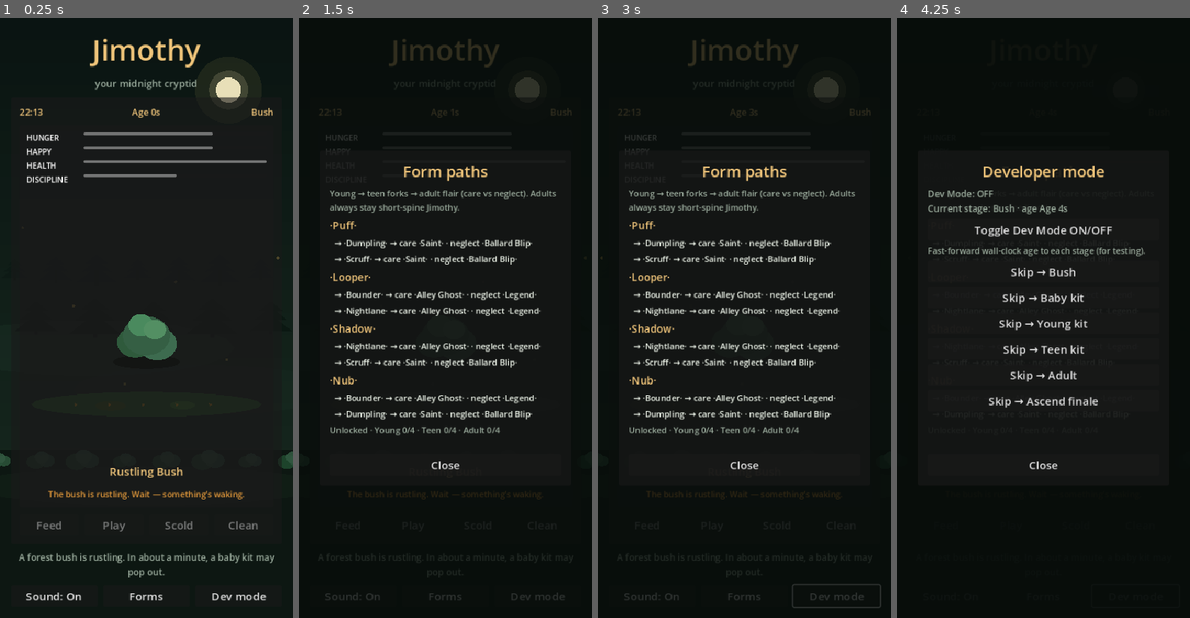
Above: before the commit, frames 1-4 (left to right).
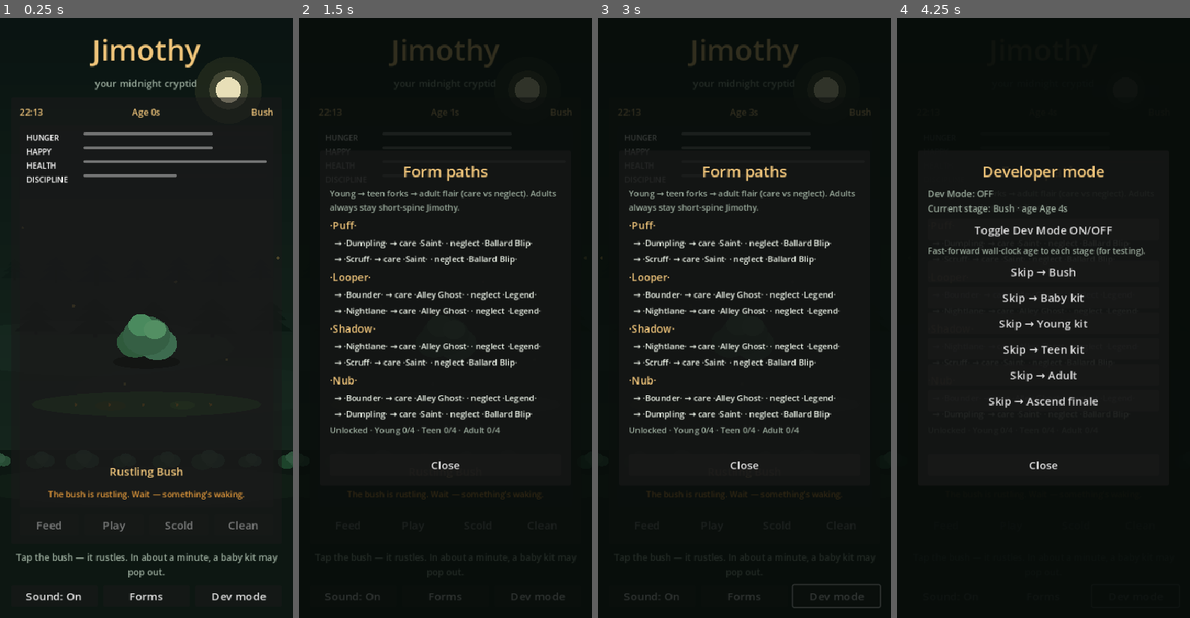
Above: after the commit, the same moments.

Repository: rgarn023/JimothyPet
Game: Godot game, scene res://scenes/main.tscn
Two runs of this game, one before a commit and one after it. Both use one fixed random seed, a clock stepped at 60 frames per second and the inputs below.
Inputs (mouse positions are in pixels of both pictures, inside the frame that each line leads up to):
- Up to frame 1 (0.25 s): no input
- Up to frame 2 (1.5 s): click "Forms" at 0.5 s; click "Dev mode" at 1.25 s
- Up to frame 3 (3 s): click "Sound: On" at 2 s; tap Enter at 2.75 s; move the mouse to (808, 288) at 2.77 s; hold D (ui_right) from 2.78 s (still down); click (808, 288) at 2.92 s
- Up to frame 4 (4.25 s): release D (ui_right) at 3.5 s; tap Space at 3.5 s; drag from (984, 348) to (1028, 438) at 3.52 s

The runs differ from the first frame. In frame 1, 0.7% of the frame differs, in the area x 5-95%, y 89-91%; in frame 2, less than 0.1%; in frame 3, less than 0.1%; in frame 4, less than 0.1%.

Commit message:
Add tap-to-pet reactions: smile, hop, nuzzle, and spin
Tapping Jimothy (or the rustling bush) plays short reactions with
happy-eye smiles, hops, nuzzles, and zoomie spins, a small happiness
bump, and chitter/chirp cues on Godot and web.

Co-authored-by: rgarn023 <rgarn023@users.noreply.github.com>

Diff:
--- a/godot/scripts/jimothy_audio.gd
+++ b/godot/scripts/jimothy_audio.gd
@@ -119,9 +119,15 @@
 			play("chirp", -4.0)
 		"ascend":
 			play("ascend", -1.0)
-		"jump":
-			if randf() < 0.4:
-				play("chirp", -10.0)
+		"jump", "hop", "happy":
+			play("chirp", -6.0)
+		"smile", "nuzzle":
+			play("chitter", -5.0)
+		"spin":
+			play("chirp", -4.0)
+			play("chitter", -8.0)
+		"rustle":
+			play("rustle", -3.0)
 		_:
 			pass
 
--- a/godot/scripts/main.gd
+++ b/godot/scripts/main.gd
@@ -301,11 +301,13 @@
 	if PetState.ascending:
 		hint_label.text = "Watch… Jimothy grows wings and rises into the sky."
 	elif PetState.stage == "bush":
-		hint_label.text = "A forest bush is rustling. In about a minute, a baby kit may pop out."
+		hint_label.text = "Tap the bush — it rustles. In about a minute, a baby kit may pop out."
 	elif not PetState.alive:
 		hint_label.text = "His cryptid life is complete. You can raise another kit."
+	elif PetState.stage == "baby":
+		hint_label.text = "Tap Jimothy for smiles and hops. Too tiny for a full night run yet."
 	else:
-		hint_label.text = "Good care lengthens his days. Check Forms unlocked for variants you’ve seen."
+		hint_label.text = "Tap Jimothy to pet him. Good care lengthens his days — check Form paths."
 
 
 func _format_age(sec: float) -> String:
--- a/godot/scripts/pet_state.gd
+++ b/godot/scripts/pet_state.gd
@@ -717,6 +717,59 @@
 	save_game()
 
 
+## Tap / pet Jimothy — smile, hop, nuzzle, etc.
+func interact_tap() -> String:
+	if ascending:
+		return ""
+	if not alive:
+		return ""
+	if stage == "bush":
+		speech.emit("The bush shivers under your hand…")
+		anim_impulse.emit("rustle")
+		state_changed.emit()
+		return "rustle"
+
+	var kind := "smile"
+	var roll := randf()
+	if stubborn:
+		kind = "refuse" if roll < 0.55 else "sniff"
+		speech.emit("He side-eyes you. Still sulking.")
+	elif sick:
+		kind = "sniff"
+		speech.emit("A weak little chitter.")
+	elif stage == "baby":
+		kind = "hop" if roll < 0.45 else ("smile" if roll < 0.8 else "nuzzle")
+	elif energy < 25.0:
+		kind = "nuzzle" if roll < 0.6 else "smile"
+	elif happy > 70.0 and roll < 0.35:
+		kind = "hop"
+	elif roll < 0.28:
+		kind = "hop"
+	elif roll < 0.5:
+		kind = "nuzzle"
+	elif roll < 0.62:
+		kind = "spin"
+	else:
+		kind = "smile"
+
+	happy = clamp01(happy + (4.0 if kind in ["smile", "hop", "nuzzle", "spin"] else 1.0))
+	if kind == "smile":
+		speech.emit(["He grins at you.", "Happy raccoon eyes!", "He leans into the pets."][randi() % 3])
+	elif kind == "hop":
+		speech.emit(["Boing!", "He hops for attention.", "Tiny cryptid bounce!"][randi() % 3])
+	elif kind == "nuzzle":
+		speech.emit(["He nuzzles your finger.", "Soft headbonk.", "Purr-adjacent chitter."][randi() % 3])
+	elif kind == "spin":
+		speech.emit(["Zoomies!", "A silly spin!", "He whirls in place."][randi() % 3])
+
+	anim_impulse.emit(kind)
+	state_changed.emit()
+	# Soft save — tapping is frequent
+	if randf() < 0.35:
+		save_game()
+	return kind
+
+
 func clean_mess() -> void:
 	if not alive or not has_mess:
 		return
--- a/godot/scripts/raccoon_view.gd
+++ b/godot/scripts/raccoon_view.gd
@@ -25,12 +25,16 @@
 var _eat_food: String = "berry"
 var _head_dip: float = 0.0
 var _body_squash: float = 1.0
+var _smile: float = 0.0
 var _wing_span: float = 0.0
 var _fade: float = 1.0
 var _ascend_done_emitted: bool = false
+var _tap_cooldown: float = 0.0
 
 
 func _ready() -> void:
+	mouse_filter = Control.MOUSE_FILTER_STOP
+	gui_input.connect(_on_gui_input)
 	if PetState:
 		PetState.anim_impulse.connect(play_anim)
 		PetState.state_changed.connect(_sync_from_state)
@@ -38,6 +42,29 @@
 		# Only resume an in-progress ascension — never replay for a dead save.
 		if PetState.ascending and not PetState.alive:
 			play_anim("ascend")
+
+
+func _on_gui_input(event: InputEvent) -> void:
+	if event is InputEventScreenTouch and event.pressed:
+		_try_tap()
+		accept_event()
+	elif event is InputEventMouseButton and event.pressed and event.button_index == MOUSE_BUTTON_LEFT:
+		_try_tap()
+		accept_event()
+
+
+func _try_tap() -> void:
+	if _tap_cooldown > 0.0:
+		return
+	if PetState == null:
+		return
+	if PetState.ascending or not PetState.alive:
+		return
+	# Don't interrupt eat / ascend mid-motion
+	if _anim in ["eat", "ascend"]:
+		return
+	_tap_cooldown = 0.55
+	PetState.interact_tap()
 
 
 func clear_ascend() -> void:
@@ -133,6 +160,23 @@
 			_anim_dur = 1.1
 		"sniff":
 			_anim_dur = 1.0
+		"smile":
+			_anim_dur = 0.95
+			_smile = 1.0
+		"hop":
+			_anim_dur = 0.7
+			_jump_peak = randf_range(22.0, 34.0)
+		"nuzzle":
+			_anim_dur = 0.9
+			_smile = 0.7
+		"spin":
+			_anim_dur = 0.85
+		"rustle":
+			_anim_dur = 0.7
+		"happy":
+			_anim_dur = 0.8
+			_smile = 1.0
+			_jump_peak = 16.0
 		_:
 			_anim_dur = randf_range(1.0, 2.0)
 			_speed = 0.0
@@ -141,7 +185,10 @@
 func _process(delta: float) -> void:
 	_t += delta
 	_anim_t += delta
+	_tap_cooldown = maxf(0.0, _tap_cooldown - delta)
 	_eat_flash = maxf(0.0, _eat_flash - delta * 0.85)
+	if _anim not in ["smile", "nuzzle", "happy"]:
+		_smile = maxf(0.0, _smile - delta * 1.8)
 
 	if _anim == "ascend":
 		var u := clampf(_anim_t / _anim_dur, 0.0, 1.0)
@@ -156,8 +203,13 @@
 		return
 
 	if stage == "bush":
-		_pose_x = sin(_t * 9.0) * 2.0 + sin(_t * 3.3) * 1.5
-		_pose_y = sin(_t * 7.0) * 1.5
+		var bush_amp := 2.0
+		if _anim == "rustle":
+			bush_amp = 5.0 + sin(_anim_t * 28.0) * 2.0
+			if _anim_t >= _anim_dur:
+				_anim = "idle"
+		_pose_x = sin(_t * 9.0) * bush_amp + sin(_t * 3.3) * (bush_amp * 0.7)
+		_pose_y = sin(_t * 7.0) * (bush_amp * 0.7)
 		queue_redraw()
 		return
 
@@ -251,6 +303,42 @@
 			if _anim_t >= _anim_dur:
 				_anim = "idle"
 				_head_dip = 0.0
+		"smile":
+			var sm := clampf(_anim_t / _anim_dur, 0.0, 1.0)
+			_smile = 1.0
+			_pose_y = sin(sm * PI) * 3.0
+			_head_dip = -sin(sm * PI) * 2.0
+			_body_squash = 1.0 + sin(sm * PI) * 0.04
+			if _anim_t >= _anim_dur:
+				_anim = "idle"
+				_head_dip = 0.0
+		"hop", "happy":
+			var hu := clampf(_anim_t / _anim_dur, 0.0, 1.0)
+			_pose_y = -sin(hu * PI) * _jump_peak
+			_smile = 0.85
+			_body_squash = 1.0 + sin(hu * PI) * 0.1
+			if hu >= 1.0:
+				_anim = "idle"
+				_pose_y = 0.0
+				_body_squash = 1.0
+		"nuzzle":
+			var nu := clampf(_anim_t / _anim_dur, 0.0, 1.0)
+			_pose_x += sin(_t * 10.0) * 0.8
+			_head_dip = 4.0 + sin(nu * PI) * 5.0
+			_facing = 1.0 if sin(_t * 6.0) > 0.0 else -1.0
+			_smile = 0.8
+			if _anim_t >= _anim_dur:
+				_anim = "idle"
+				_head_dip = 0.0
+		"spin":
+			var su2 := clampf(_anim_t / _anim_dur, 0.0, 1.0)
+			_facing = 1.0 if int(su2 * 8.0) % 2 == 0 else -1.0
+			_pose_y = -sin(su2 * PI) * 10.0
+			_pose_x += sin(_t * 20.0) * 1.2
+			_smile = 0.6
+			if _anim_t >= _anim_dur:
+				_anim = "idle"
+				_pose_y = 0.0
 		"stubborn", "sick":
 			_pose_x += sin(_t * 16.0) * 0.55
 			_head_dip = 2.0
@@ -446,11 +534,23 @@
 func _mask(c: Vector2, rx: float, ry: float, eye: float, face: float) -> void:
 	var mask_c := Color("1c1c22").lightened((1.0 - _g("mask")) * 0.15)
 	_ellipse(c, Vector2(rx, ry), mask_c)
-	draw_circle(c + Vector2(-eye * 1.35 * face, -1), eye, Color("faf6ec"))
-	draw_circle(c + Vector2(eye * 1.35 * face, -1), eye, Color("faf6ec"))
-	draw_circle(c + Vector2(-eye * 1.15 * face, -0.3), eye * 0.45, Color("101014"))
-	draw_circle(c + Vector2(eye * 1.55 * face, -0.3), eye * 0.45, Color("101014"))
-	_ellipse(c + Vector2(0, eye * 1.15), Vector2(eye * 1.1, eye * 0.7), Color("c9a292"))
+	if _smile > 0.35:
+		# Happy closed eyes + soft grin
+		var eye_y := -1.0 - _smile
+		draw_line(c + Vector2(-eye * 1.7 * face, eye_y), c + Vector2(-eye * 0.85 * face, eye_y - 1.5 * _smile), Color("faf6ec"), 2.2)
+		draw_line(c + Vector2(-eye * 0.85 * face, eye_y - 1.5 * _smile), c + Vector2(-eye * 0.35 * face, eye_y), Color("faf6ec"), 2.2)
+		draw_line(c + Vector2(eye * 0.35 * face, eye_y), c + Vector2(eye * 0.85 * face, eye_y - 1.5 * _smile), Color("faf6ec"), 2.2)
+		draw_line(c + Vector2(eye * 0.85 * face, eye_y - 1.5 * _smile), c + Vector2(eye * 1.7 * face, eye_y), Color("faf6ec"), 2.2)
+		_ellipse(c + Vector2(0, eye * 1.35), Vector2(eye * (1.35 + _smile * 0.35), eye * 0.85), Color("c9a292"))
+		# Pink cheek blush
+		_ellipse(c + Vector2(-eye * 2.1 * face, eye * 0.6), Vector2(eye * 0.7, eye * 0.4), Color(0.9, 0.55, 0.55, 0.35 * _smile))
+		_ellipse(c + Vector2(eye * 2.1 * face, eye * 0.6), Vector2(eye * 0.7, eye * 0.4), Color(0.9, 0.55, 0.55, 0.35 * _smile))
+	else:
+		draw_circle(c + Vector2(-eye * 1.35 * face, -1), eye, Color("faf6ec"))
+		draw_circle(c + Vector2(eye * 1.35 * face, -1), eye, Color("faf6ec"))
+		draw_circle(c + Vector2(-eye * 1.15 * face, -0.3), eye * 0.45, Color("101014"))
+		draw_circle(c + Vector2(eye * 1.55 * face, -0.3), eye * 0.45, Color("101014"))
+		_ellipse(c + Vector2(0, eye * 1.15), Vector2(eye * 1.1, eye * 0.7), Color("c9a292"))
 
 
 func _tail(base: Vector2, scale: float, face: float) -> void:
Not shown, changed: dist/Jimothy-godot-only-4.7.1.zip
Not shown, changed: dist/JimothyPet-godot-4.7.1.zip
Not shown, changed: index.html
Not shown, changed: js/game.js
Not shown, changed: js/raccoon.js
Not shown, changed: js/sound.js
Not shown, changed: styles.css
